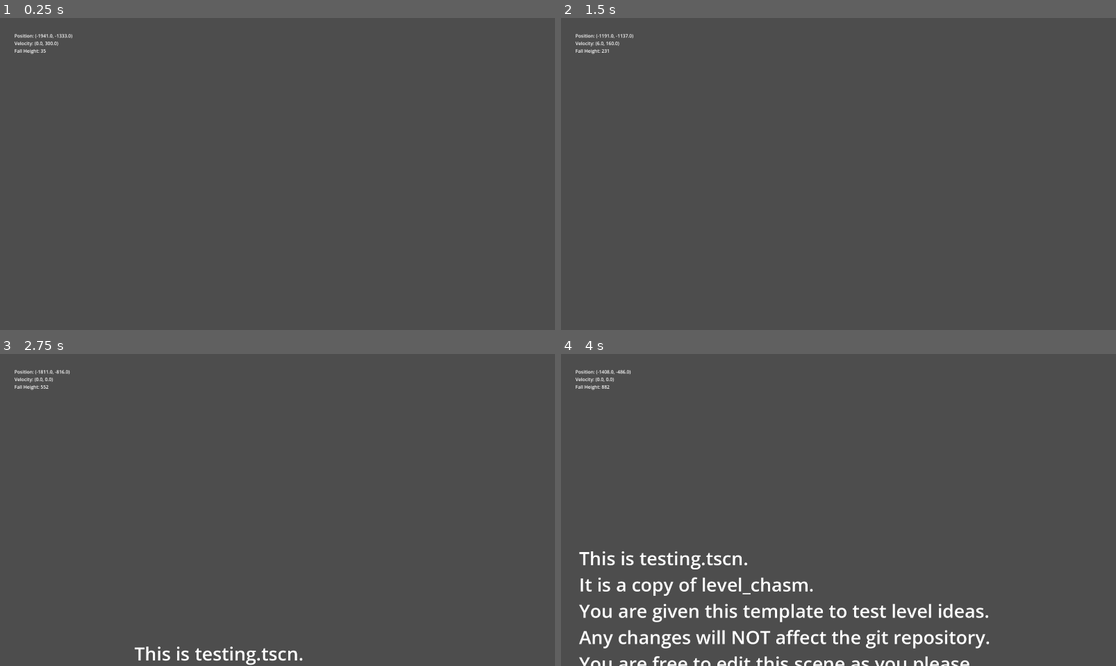
Above: before the commit, frames 1-4 (two rows, left to right).
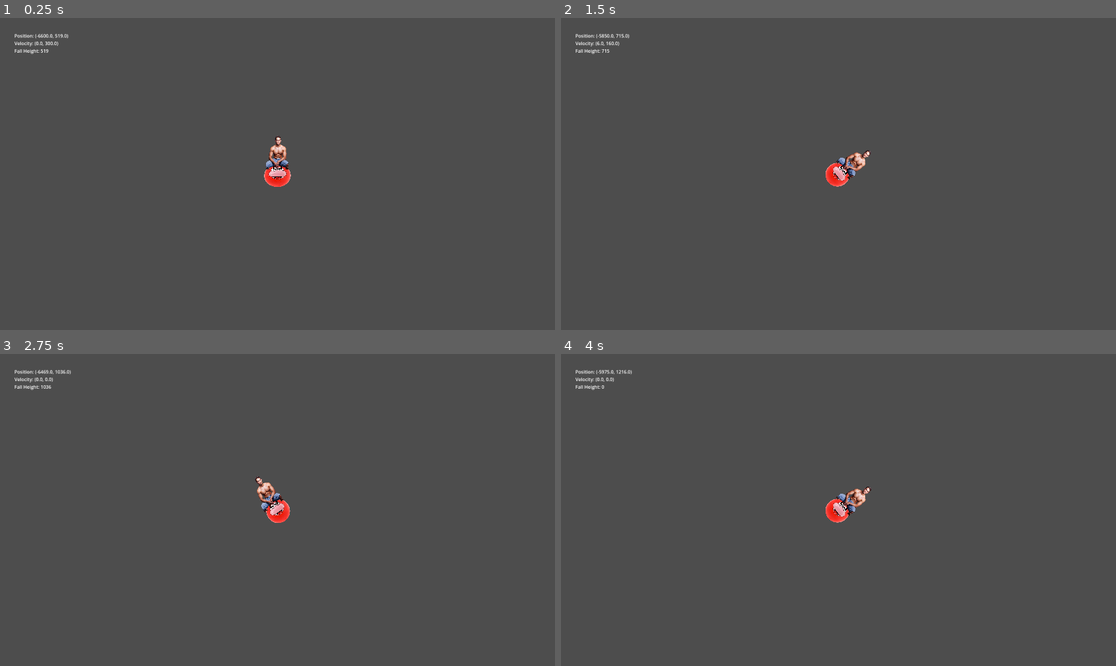
Above: after the commit, the same moments.

Repository: VGDCatumn/VGDC_FALL_26
Game: Godot game, scene res://Levels/testing.tscn
Two runs of this game, one before a commit and one after it. Both use one fixed random seed, a clock stepped at 60 frames per second and the inputs below.
Inputs:
- Up to frame 1 (0.25 s): no input
- Up to frame 2 (1.5 s): tap Enter (ui_accept) at 0.5, 0.77 s; hold D (move_right) from 0.53 s (still down); tap Tab (dev_mode) at 0.6, 1.35 s
- Up to frame 3 (2.75 s): tap Enter (ui_accept) at 1.52 s; release D (move_right) at 2.03 s; hold A (move_left) from 2.03 s (still down); tap Tab (dev_mode) at 2.1 s
- Up to frame 4 (4 s): release A (move_left) at 2.78 s; hold D (move_right) from 2.78 s (still down); tap Tab (dev_mode) at 2.85, 3.6 s; tap Enter (ui_accept) at 3.02, 3.77 s

The runs differ from the first frame. In frame 1, 0.6% of the frame differs, in the area x 6-53%, y 5-55%; in frame 2, 0.5%; in frame 3, 1.0%; in frame 4, 5.0%, in the area x 3-78%, y 5-100%.

Commit message:
create static, hone rigid

Diff:
--- /dev/null
+++ b/Godot/Instances/StaticChandelier.tscn
@@ -0,0 +1,24 @@
+[gd_scene format=3 uid="uid://bhbrqax60syjh"]
+
+[ext_resource type="PackedScene" uid="uid://duoojr5lkmj1k" path="res://Instances/player_ball_man.tscn" id="1_g7mb2"]
+[ext_resource type="Script" uid="uid://d3f1eqn0p8bfm" path="res://Scripts/static_chandelier.gd" id="1_x2d14"]
+
+[sub_resource type="CompressedTexture2D" id="CompressedTexture2D_x2d14"]
+load_path = "res://.godot/imported/icon.svg-218a8f2b3041327d8a5756f3a245f83b.ctex"
+
+[sub_resource type="RectangleShape2D" id="RectangleShape2D_86u72"]
+size = Vector2(902.5, 91.25)
+
+[node name="StaticChandelier" type="StaticBody2D" unique_id=1347616992]
+script = ExtResource("1_x2d14")
+
+[node name="BallMan" parent="." unique_id=742937550 instance=ExtResource("1_g7mb2")]
+position = Vector2(-36, -169)
+
+[node name="Sprite2D" type="Sprite2D" parent="." unique_id=993715557]
+scale = Vector2(0.7, 0.7)
+texture = SubResource("CompressedTexture2D_x2d14")
+
+[node name="CollisionShape2D" type="CollisionShape2D" parent="." unique_id=424374051]
+position = Vector2(0, 593.625)
+shape = SubResource("RectangleShape2D_86u72")
--- /dev/null
+++ b/Godot/Instances/chandelier.tscn
@@ -0,0 +1,41 @@
+[gd_scene format=3 uid="uid://mf77x41qkpkd"]
+
+[ext_resource type="Script" uid="uid://btv1dhnhh2led" path="res://Scripts/Chandelier.gd" id="1_mxme6"]
+
+[sub_resource type="RectangleShape2D" id="RectangleShape2D_iknic"]
+size = Vector2(109, 89)
+
+[sub_resource type="RectangleShape2D" id="RectangleShape2D_85567"]
+size = Vector2(740, 89.5)
+
+[sub_resource type="RectangleShape2D" id="RectangleShape2D_468tx"]
+size = Vector2(740, 89.5)
+
+[node name="Chandelier" type="StaticBody2D" unique_id=145211400]
+
+[node name="Base" type="CollisionShape2D" parent="." unique_id=146272046]
+shape = SubResource("RectangleShape2D_iknic")
+
+[node name="PinJoint2D" type="PinJoint2D" parent="Base" unique_id=1772087855]
+position = Vector2(1, -2)
+node_a = NodePath("../..")
+node_b = NodePath("../../Platform")
+
+[node name="Platform" type="RigidBody2D" parent="." unique_id=1783496786]
+position = Vector2(0, 539)
+script = ExtResource("1_mxme6")
+impulse_multiplier = 0.5
+
+[node name="CollisionShape2D2" type="CollisionShape2D" parent="Platform" unique_id=200683039]
+scale = Vector2(1.9200013, 1)
+shape = SubResource("RectangleShape2D_85567")
+
+[node name="Collision" type="Area2D" parent="Platform/CollisionShape2D2" unique_id=2129184202]
+
+[node name="CollisionShape2D" type="CollisionShape2D" parent="Platform/CollisionShape2D2/Collision" unique_id=1914514712]
+z_index = 4
+scale = Vector2(1.03, 1.5)
+shape = SubResource("RectangleShape2D_468tx")
+
+[connection signal="body_entered" from="Platform/CollisionShape2D2/Collision" to="Platform" method="_on_area_2d_body_entered"]
+[connection signal="body_exited" from="Platform/CollisionShape2D2/Collision" to="Platform" method="_on_collision_body_exited"]
--- a/Godot/Instances/platform_rotating.tscn
+++ b/Godot/Instances/platform_rotating.tscn
@@ -1,7 +1,8 @@
 [gd_scene format=3 uid="uid://cu3gpl8nth35v"]
 
-[ext_resource type="Script" uid="uid://cnt3p6wu0ote7" path="res://Scripts/platform_rotating.gd" id="1_s8fd4"]
+[ext_resource type="Script" path="res://Scripts/platform_rotating.gd" id="1_s8fd4"]
 [ext_resource type="Texture2D" uid="uid://cnu48qntaplek" path="res://Sprites/wood-2.png" id="2_inhej"]
+[ext_resource type="PackedScene" uid="uid://duoojr5lkmj1k" path="res://Instances/player_ball_man.tscn" id="2_o6sxk"]
 
 [sub_resource type="RectangleShape2D" id="RectangleShape2D_2iy68"]
 size = Vector2(526, 42.5)
@@ -29,6 +30,9 @@
 position = Vector2(148, 14)
 shape = SubResource("RectangleShape2D_mkrf5")
 
+[node name="BallMan" parent="Right" unique_id=742937550 instance=ExtResource("2_o6sxk")]
+position = Vector2(-41, -276)
+
 [node name="Left" type="Area2D" parent="." unique_id=948253957]
 
 [node name="CollisionShape2D2" type="CollisionShape2D" parent="Left" unique_id=776929645]
--- a/Godot/Instances/player_ball_man.tscn
+++ b/Godot/Instances/player_ball_man.tscn
@@ -291,14 +291,12 @@
 script = ExtResource("1_gc4hn")
 
 [node name="ball_sprite" type="Sprite2D" parent="." unique_id=1196626458]
-visible = false
 z_index = 1
 position = Vector2(0, -1)
 scale = Vector2(0.1769723, 0.17636023)
 texture = ExtResource("2_s6csc")
 
 [node name="man_sprite" type="Sprite2D" parent="." unique_id=357147493]
-visible = false
 z_index = 1
 position = Vector2(-1.999999, -77.875)
 scale = Vector2(0.18995097, 0.19648694)
--- a/Godot/Levels/testing.tscn
+++ b/Godot/Levels/testing.tscn
@@ -4,8 +4,8 @@
 [ext_resource type="PackedScene" uid="uid://duoojr5lkmj1k" path="res://Instances/player_ball_man.tscn" id="3_6fp6m"]
 [ext_resource type="PackedScene" uid="uid://d2jwllqcv5r6g" path="res://Instances/platform_spring.tscn" id="4_enxv6"]
 [ext_resource type="PackedScene" uid="uid://b4anoj2hvgqbq" path="res://Instances/platform_trapdoor.tscn" id="5_a7g5p"]
+[ext_resource type="PackedScene" uid="uid://mf77x41qkpkd" path="res://Instances/chandelier.tscn" id="6_2xqxn"]
 [ext_resource type="PackedScene" uid="uid://bfyxkypka7bm5" path="res://UI/ui_stats.tscn" id="6_ymqfe"]
-[ext_resource type="Script" uid="uid://btv1dhnhh2led" path="res://Levels/Chandelier.gd" id="7_2xqxn"]
 
 [sub_resource type="RectangleShape2D" id="RectangleShape2D_enxv6"]
 size = Vector2(1120.5, 124)
@@ -181,21 +181,12 @@
 [sub_resource type="RectangleShape2D" id="RectangleShape2D_4nngh"]
 size = Vector2(441.75, 696.6643)
 
-[sub_resource type="RectangleShape2D" id="RectangleShape2D_iknic"]
-size = Vector2(109, 89)
-
-[sub_resource type="RectangleShape2D" id="RectangleShape2D_85567"]
-size = Vector2(740, 89.5)
-
-[sub_resource type="RectangleShape2D" id="RectangleShape2D_468tx"]
-size = Vector2(740, 89.5)
-
 [node name="Testing2" type="Node2D" unique_id=488097887]
 script = ExtResource("1_enxv6")
 
 [node name="BallMan" parent="." unique_id=742937550 instance=ExtResource("3_6fp6m")]
 light_mask = 2
-position = Vector2(-1941, -1368)
+position = Vector2(-6600, 484)
 
 [node name="Camera2D" parent="BallMan" index="5" unique_id=1215970789]
 zoom = Vector2(1, 1)
@@ -593,33 +584,18 @@
 
 [node name="UI_Stats" parent="." unique_id=804815919 instance=ExtResource("6_ymqfe")]
 
-[node name="Base" type="StaticBody2D" parent="." unique_id=1188991041]
-
-[node name="Base" type="CollisionShape2D" parent="Base" unique_id=1040957879]
-position = Vector2(-1706, -1365)
-shape = SubResource("RectangleShape2D_iknic")
-
-[node name="PinJoint2D" type="PinJoint2D" parent="Base/Base" unique_id=1686163876]
-position = Vector2(1, -2)
-node_a = NodePath("../..")
-node_b = NodePath("../../Chandelier")
-
-[node name="Chandelier" type="RigidBody2D" parent="Base" unique_id=1407441813]
-position = Vector2(-1699, -965)
-script = ExtResource("7_2xqxn")
-impulse_multiplier = 0.05
-
-[node name="CollisionShape2D2" type="CollisionShape2D" parent="Base/Chandelier" unique_id=1749683435]
-shape = SubResource("RectangleShape2D_85567")
-
-[node name="Collision" type="Area2D" parent="Base/Chandelier" unique_id=1473598358]
-
-[node name="CollisionShape2D" type="CollisionShape2D" parent="Base/Chandelier/Collision" unique_id=1490320394]
-z_index = 4
-scale = Vector2(1.03, 2)
-shape = SubResource("RectangleShape2D_468tx")
-
-[connection signal="body_entered" from="Base/Chandelier/Collision" to="Base/Chandelier" method="_on_area_2d_body_entered"]
-[connection signal="body_exited" from="Base/Chandelier/Collision" to="Base/Chandelier" method="_on_collision_body_exited"]
+[node name="Chandelier" parent="." unique_id=145211400 instance=ExtResource("6_2xqxn")]
+position = Vector2(-5279, 1382)
+
+[node name="Chandelier2" parent="." unique_id=610071864 instance=ExtResource("6_2xqxn")]
+position = Vector2(-6392, 812)
+
+[node name="PinJoint2D" parent="Chandelier2/Base" parent_id_path=PackedInt32Array(610071864, 146272046) index="0" unique_id=1772087855]
+node_a = NodePath("../../../Chandelier2")
+
+[node name="Platform" parent="Chandelier2" index="1" unique_id=1783496786]
+impulse_multiplier = 0.4
 
 [editable path="BallMan"]
+[editable path="Chandelier"]
+[editable path="Chandelier2"]
--- a/Godot/Levels/Chandelier.gd
+++ b/Godot/Scripts/Chandelier.gd
@@ -1,6 +1,6 @@
 extends RigidBody2D
 
-@export var impulse_multiplier = .01
+@export var impulse_multiplier = .35
 
 
 var in_vel = 0;
@@ -16,7 +16,7 @@
 
 func _on_area_2d_body_entered(body: Node2D) -> void:
 	if body.is_in_group("PLAYER"):
-		in_vel = body.velocity
+		in_vel = body.prev_velocity
 		print("INVEL: "+str(in_vel))
 
 
@@ -26,4 +26,4 @@
 		print("OUTVEL: "+str(body.velocity))
 		var impulse = in_vel - body.velocity
 		print("Impulse: " + str(impulse))
-		apply_impulse(impulse*impulse_multiplier, body.position	)
+		apply_impulse(impulse*impulse_multiplier, body.global_position - global_position	)
--- /dev/null
+++ b/Godot/Scripts/static_chandelier.gd
@@ -0,0 +1,12 @@
+extends StaticBody2D
+
+
+# Called when the node enters the scene tree for the first time.
+func _ready() -> void:
+	pass # Replace with function body.
+
+
+# Called every frame. 'delta' is the elapsed time since the previous frame.
+func _physics_process(delta: float) -> void:
+	print(rotation_degrees)
+	rotation+=delta*deg_to_rad(10)
Not shown: 1 places in Godot/Instances/player_ball_man.tscn that only renumber resources
Renamed: Godot/Levels/Chandelier.gd.uid -> Godot/Scripts/Chandelier.gd.uid
Not shown, added: Godot/Scripts/static_chandelier.gd.uid
Not shown, changed: .gitignore
